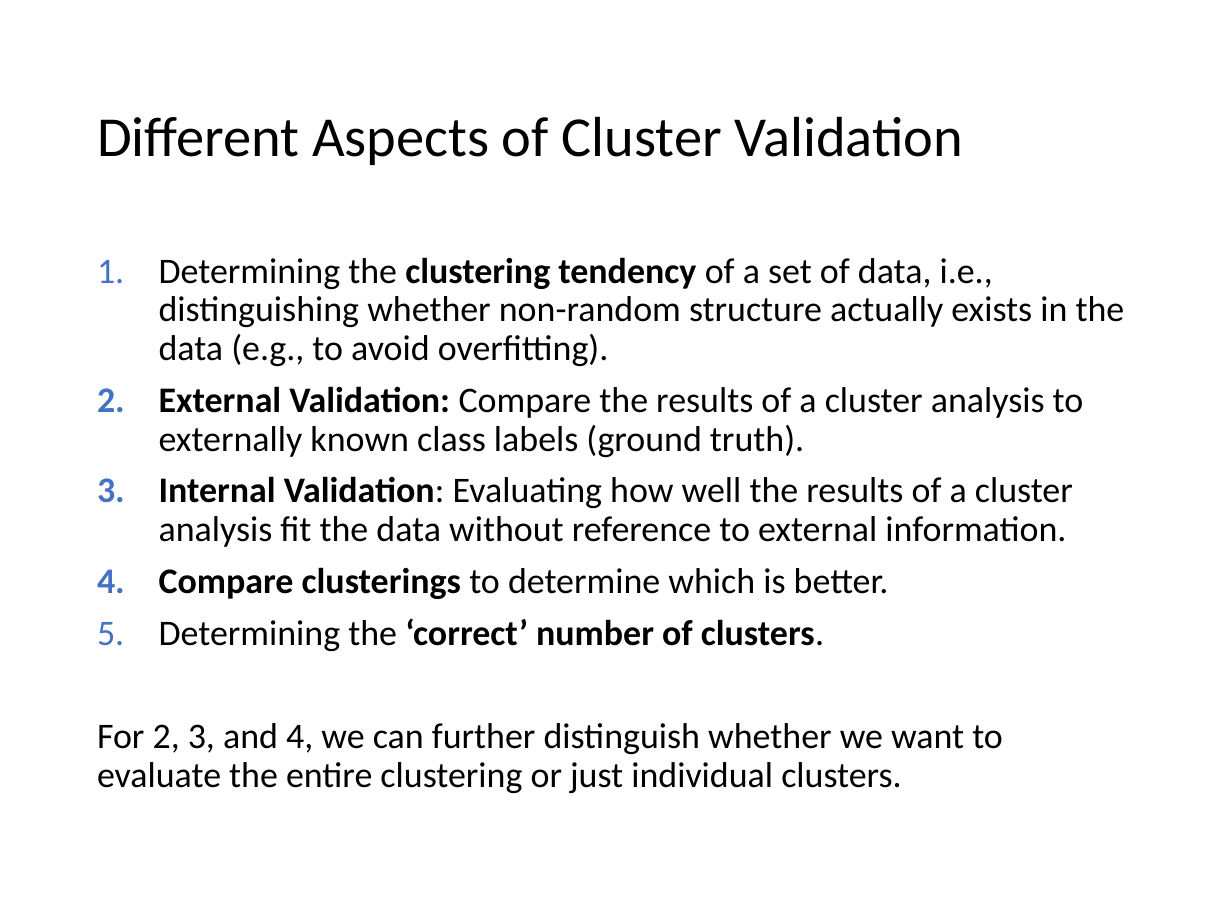
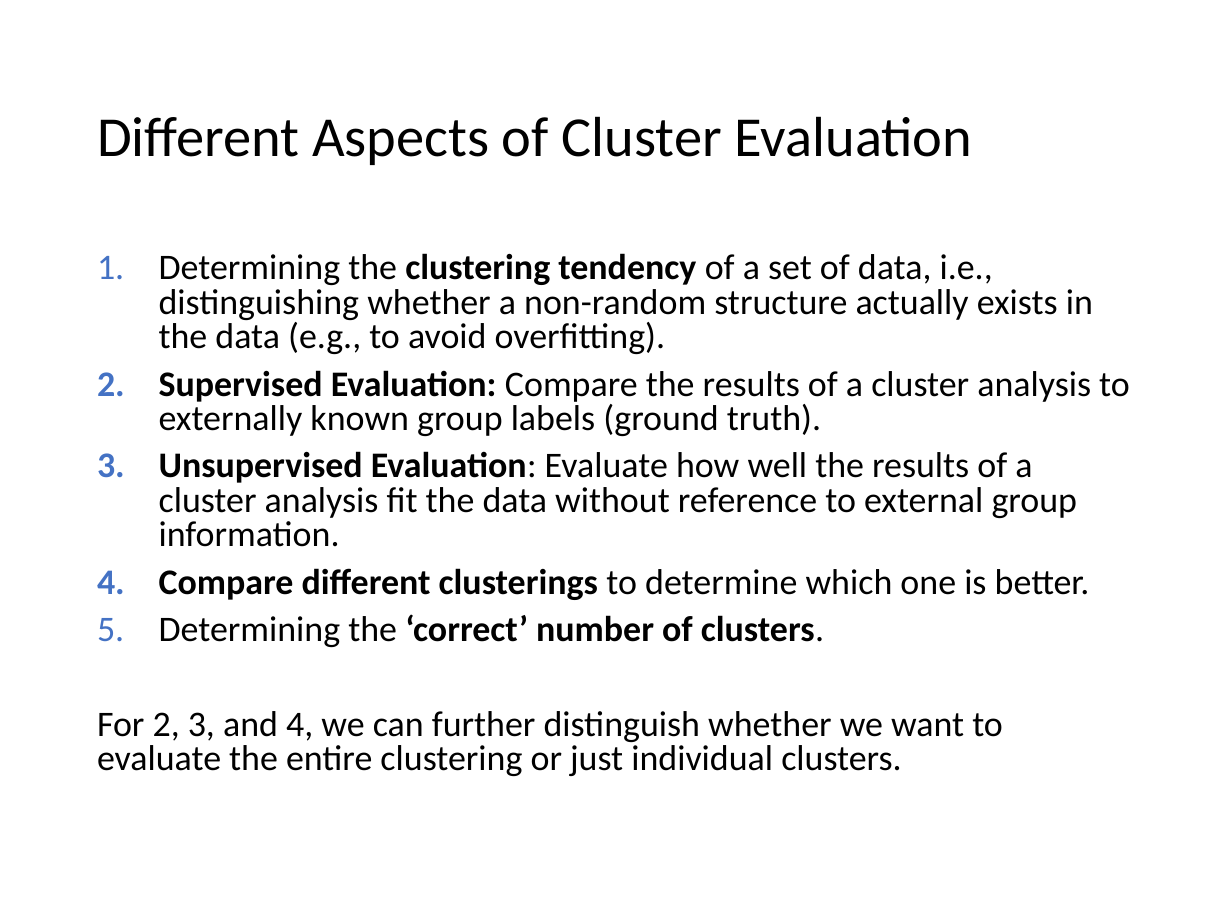
Before and after one commit to mhahsler/Introduction_to_Data_Mining_R_Examples, a slide deck: slide 71 of slides/chap7_basic_cluster_analysis.pptx. Drawn at 1232x924 pixels with LibreOffice and Linux fonts; fonts in the diff are those of the drawing. Boxes give left, top, right and bottom in pixels: in the first picture for what was removed or moved away, otherwise in the second. Text is boxed around its words. In the diff, an @@ line names an element or a change of style, - is before the commit and + after.

Commit message:
added examples for cluster evaluation.

```diff
--- a/slides/chap7_basic_cluster_analysis.pptx
+++ b/slides/chap7_basic_cluster_analysis.pptx
@@ title at <box>97,116,973,165</box>: text changed @@
-Different Aspects of Cluster Validation
+Different Aspects of Cluster Evaluation
@@ text at <box>159,253,1130,600</box>: text changed @@
-1. Determining the clustering tendency of a set of data, i.e., distinguishing whether non-random structure actually exists in the data (e.g., to avoid overfitting).
-2. External Validation: Compare the results of a cluster analysis to externally known class labels (ground truth).
-3. Internal Validation: Evaluating how well the results of a cluster analysis fit the data without reference to external information.
-4. Compare clusterings to determine which is better.
+1. Determining the clustering tendency of a set of data, i.e., distinguishing whether a non-random structure actually exists in the data (e.g., to avoid overfitting).
+2. Supervised Evaluation: Compare the results of a cluster analysis to externally known group labels (ground truth).
+3. Unsupervised Evaluation: Evaluate how well the results of a cluster analysis fit the data without reference to external group information.
+4. Compare different clusterings to determine which one is better.
@@ text at <box>97,614,1003,776</box>: line spacing 0.9 to 0.8 @@
```
Also in this commit, not shown: 27 other slides changed, 6 slides added, 1 slide removed, 1 other file.
